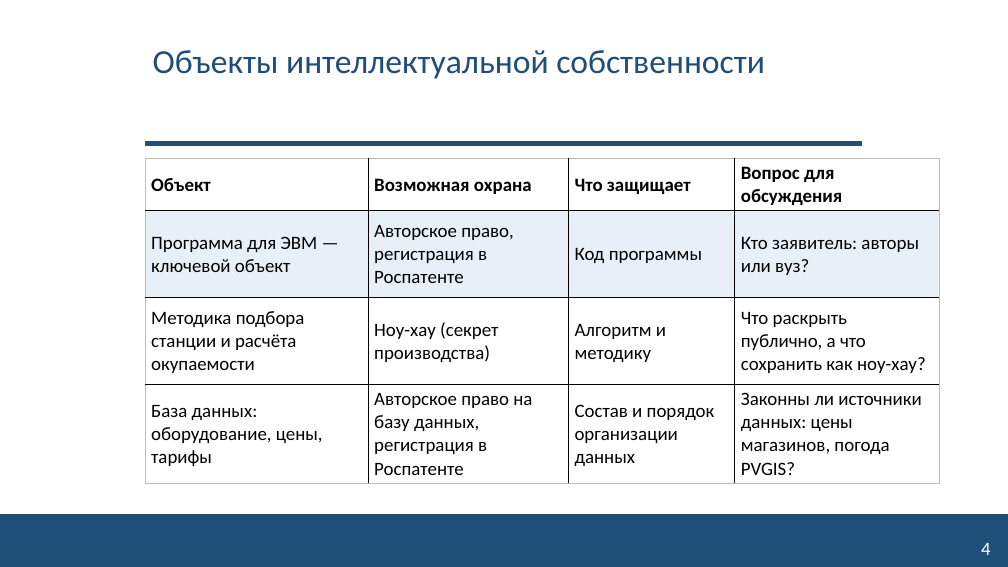
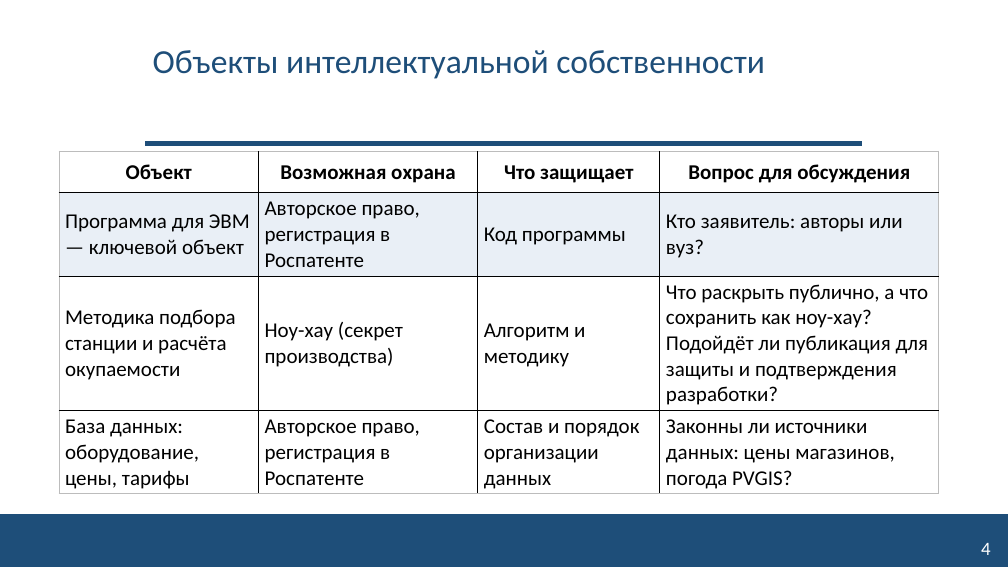
Before and after one commit to NeK0ban/SunCount, a slide deck: slide 4 of reports/ip_truba/SunCount_IS_truba.pptx. Drawn at 1008x567 pixels with LibreOffice and Linux fonts; fonts in the diff are those of the drawing; background and template pictures are left out. Boxes give left, top, right and bottom in pixels: in the first picture for what was removed or moved away, otherwise in the second. Text is boxed around its words. In the diff, an @@ line names an element or a change of style, - is before the commit and + after.

```diff
--- a/reports/ip_truba/SunCount_IS_truba.pptx
+++ b/reports/ip_truba/SunCount_IS_truba.pptx
@@ table at [59,151,939,493] @@
-row 3, column 4: Что раскрыть публично, а что сохранить как ноу-хау?
+row 3, column 4: Что раскрыть публично, а что сохранить как ноу-хау? Подойдёт ли публикация для защиты и подтверждения разработки?
-row 4, column 2: Авторское право на базу данных, регистрация в Роспатенте
+row 4, column 2: Авторское право, регистрация в Роспатенте
@@ size 18 to 20 pt in "Объект", "Возможная охрана", "Что защищает", "Вопрос для обсуждения" and 10 more places @@
@@ alignment left to centre @@
@@ table: place and size @@
-table at [145,159,939,479]
+table at [59,151,939,493]
```
Also in this commit, not shown: 3 other slides changed, 6 other files.
